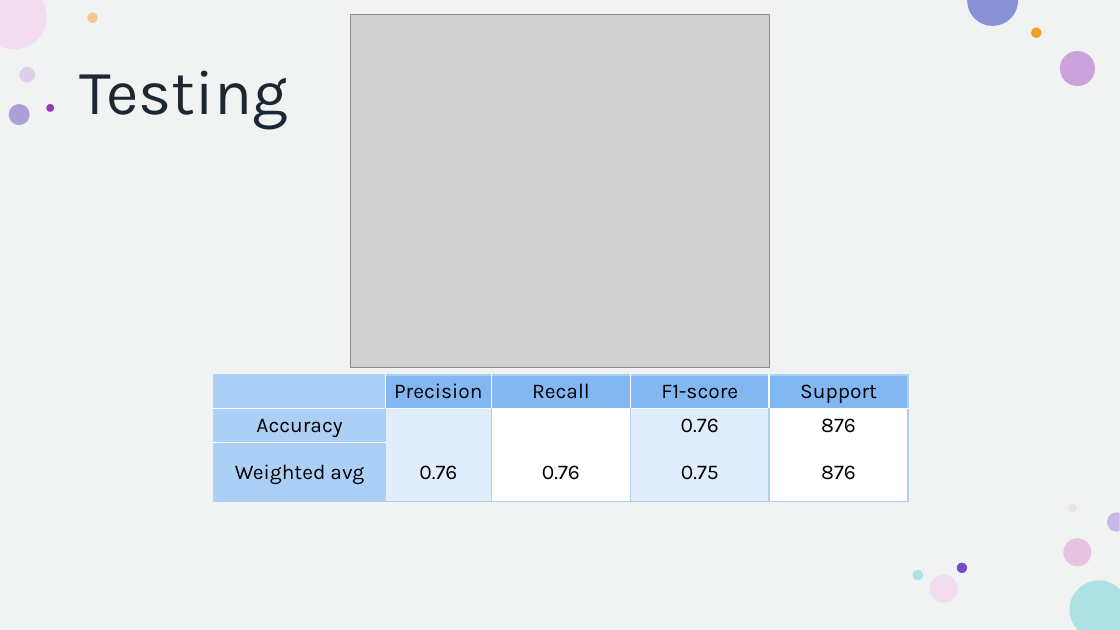
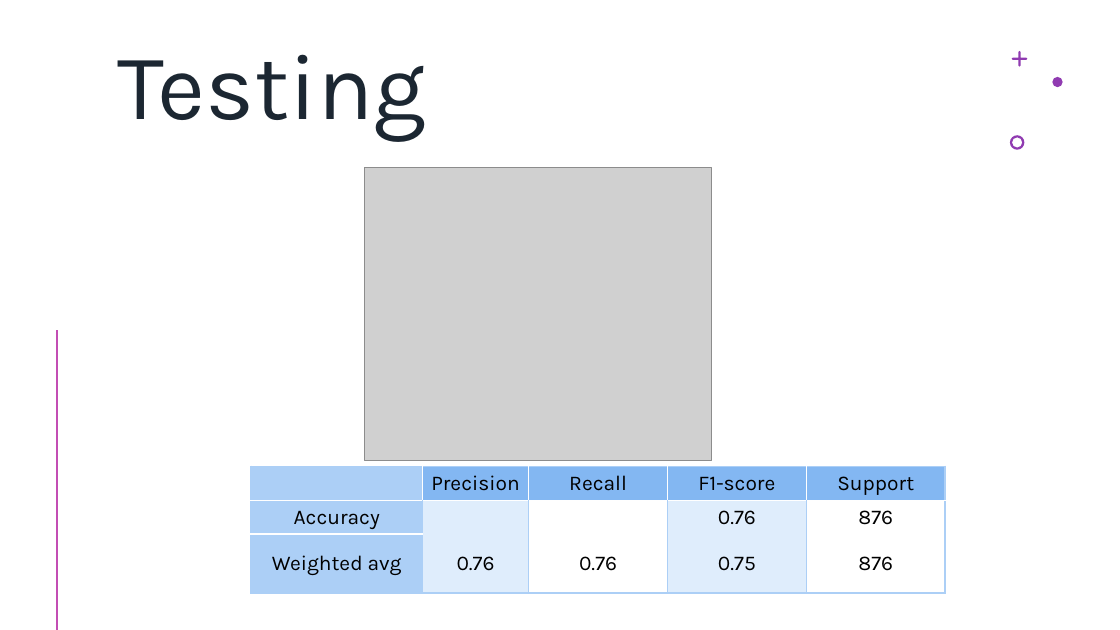
Before and after one commit to howie-zeng/Analyzing-Retail-Sentiment-and-Detecting-Trading-Signals, a slide deck: slide 8 of Presentation.pptx. Drawn at 1120x630 pixels with LibreOffice and Linux fonts; fonts in the diff are those of the drawing; grey boxes stand for pictures. Boxes give left, top, right and bottom in pixels: in the first picture for what was removed or moved away, otherwise in the second. Text is boxed around its words. In the diff, an @@ line names an element or a change of style, - is before the commit and + after.

```diff
--- a/Presentation.pptx
+++ b/Presentation.pptx
@@ rectangle removed at (0,0,1120,630) @@
@@ rectangle added at (0,0,1120,630), fill #FFFFFF @@
@@ title "Testing": place and size @@
-title "Testing" at (80,70,288,130)
+title "Testing" at (118,54,426,142)
@@ title "Testing" at (118,54,426,142): size 54 to 80 pt; vertical alignment middle to top @@
@@ freeform shape added at (1012,51,1028,67), fill #903BB1 @@
@@ freeform shape added at (1053,77,1063,87), fill #903BB1 @@
@@ group removed at (8,13,1096,602): 11 ellipses @@
@@ freeform shape added at (1010,135,1024,150), fill #903BB1 @@
@@ picture: place and size @@
-picture at (350,14,770,367)
+picture at (365,168,712,460)
@@ line added from (57, 332) to (57, 629), #903BB1 2 pt @@
@@ table: place and size @@
-table at (214,375,908,502)
+table at (251,466,945,593)
```
Also in this commit, not shown: 3 other slides changed.
